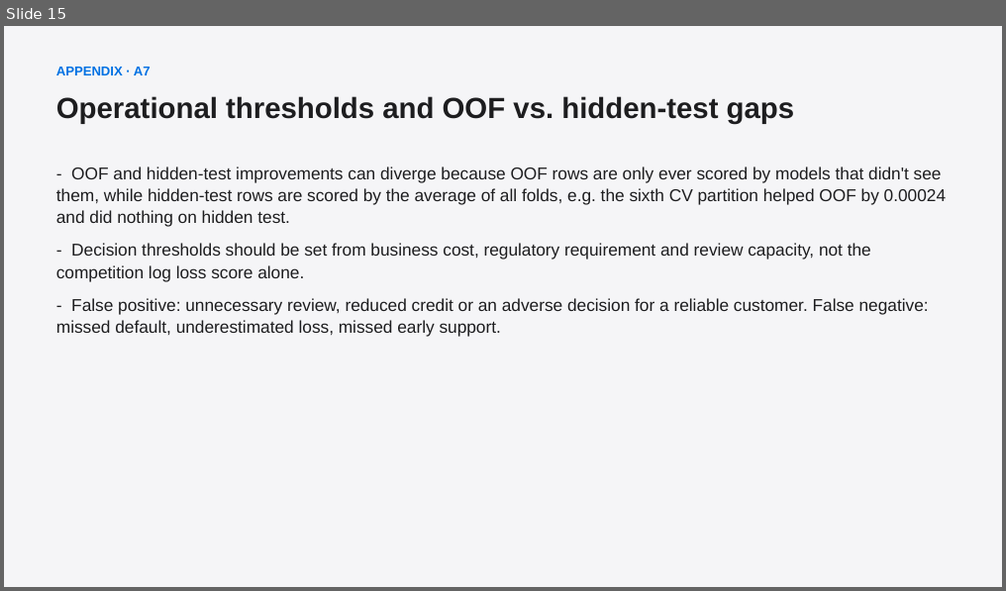
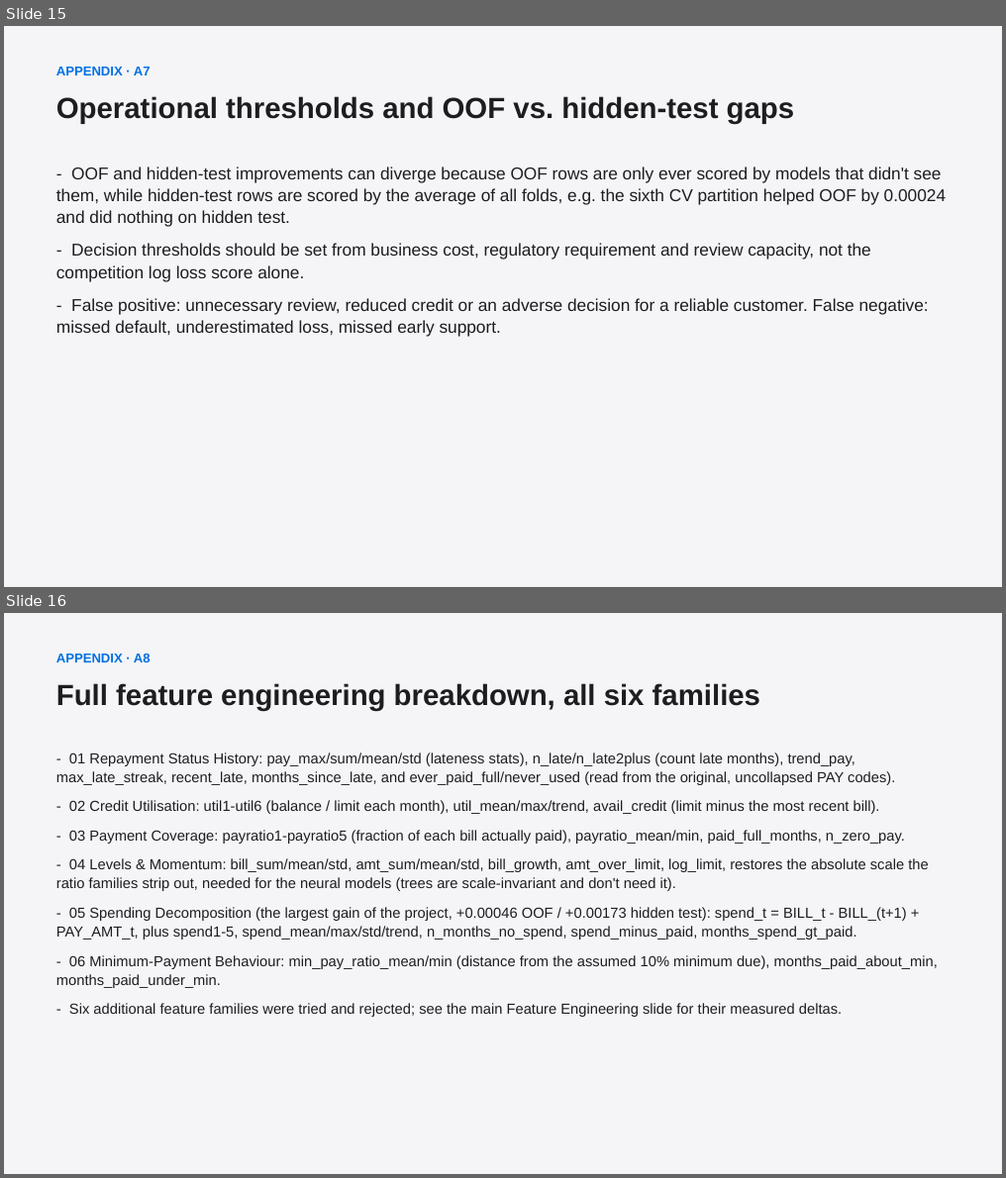
Before and after one commit to dpark2380/datathon-inter-uni, a slide deck: presentation/finalist-presentation.pptx. Shown one above the other, each under a label of ours: slide 15 before the commit, slides 15 and 16 after it. The pictures are 1006x591 and 1006x1178 pixels, drawn with LibreOffice and Linux fonts; fonts in the diff are those of the drawing. Boxes give left, top, right and bottom in pixels: in the first picture for what was removed or moved away, otherwise in the second. Text is boxed around its words. In the diff, an @@ line names an element or a change of style, - is before the commit and + after.

```diff
--- a/presentation/finalist-presentation.pptx
+++ b/presentation/finalist-presentation.pptx
@@ slide 16 added at bbox=[4, 613, 1002, 1174], background #FFFFFF @@
@@ rectangle added at bbox=[4, 613, 1002, 1174], fill #F5F5F7 @@
@@ text added at bbox=[56, 654, 151, 663], 12.5 pt, text #0071E3, bold @@
+APPENDIX · A8
@@ text added at bbox=[56, 683, 760, 711], 28 pt, text #1D1D1F, bold @@
+Full feature engineering breakdown, all six families
@@ text added at bbox=[56, 753, 938, 1017], 14 pt, text #1D1D1F @@
+- 01 Repayment Status History: pay_max/sum/mean/std (lateness stats), n_late/n_late2plus (count late months), trend_pay, max_late_streak, recent_late, months_since_late, and ever_paid_full/never_used (read from the original, uncollapsed PAY codes).
+- 02 Credit Utilisation: util1-util6 (balance / limit each month), util_mean/max/trend, avail_credit (limit minus the most recent bill).
+- 03 Payment Coverage: payratio1-payratio5 (fraction of each bill actually paid), payratio_mean/min, paid_full_months, n_zero_pay.
+- 04 Levels & Momentum: bill_sum/mean/std, amt_sum/mean/std, bill_growth, amt_over_limit, log_limit, restores the absolute scale the ratio families strip out, needed for the neural models (trees are scale-invariant and don't need it).
+- 05 Spending Decomposition (the largest gain of the project, +0.00046 OOF / +0.00173 hidden test): spend_t = BILL_t - BILL_(t+1) + PAY_AMT_t, plus spend1-5, spend_mean/max/std/trend, n_months_no_spend, spend_minus_paid, months_spend_gt_paid.
+- 06 Minimum-Payment Behaviour: min_pay_ratio_mean/min (distance from the assumed 10% minimum due), months_paid_about_min, months_paid_under_min.
+- Six additional feature families were tried and rejected; see the main Feature Engineering slide for their measured deltas.
```
Also in this commit, not shown: 1 slide changed, 1 other file.
